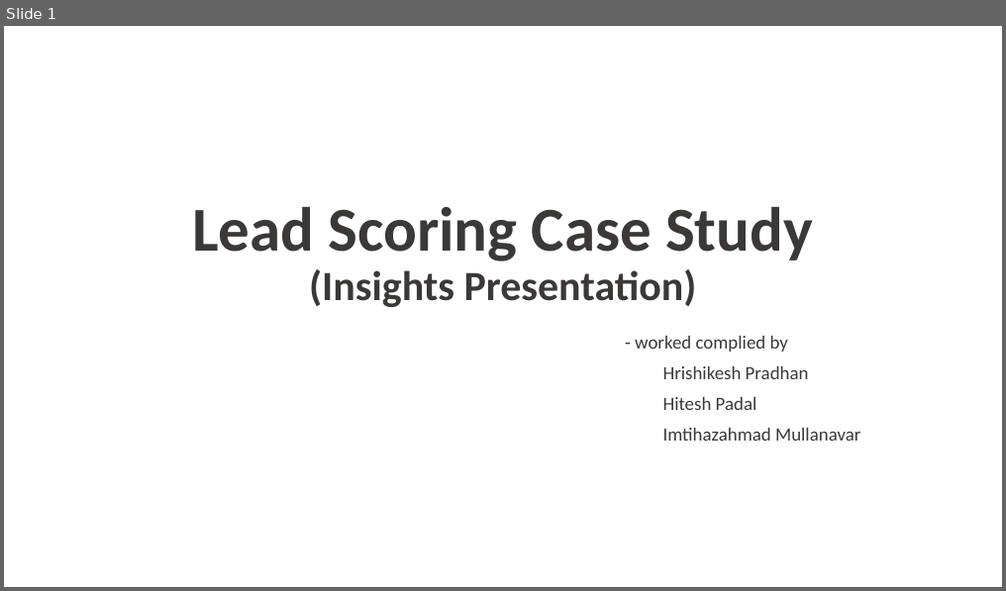
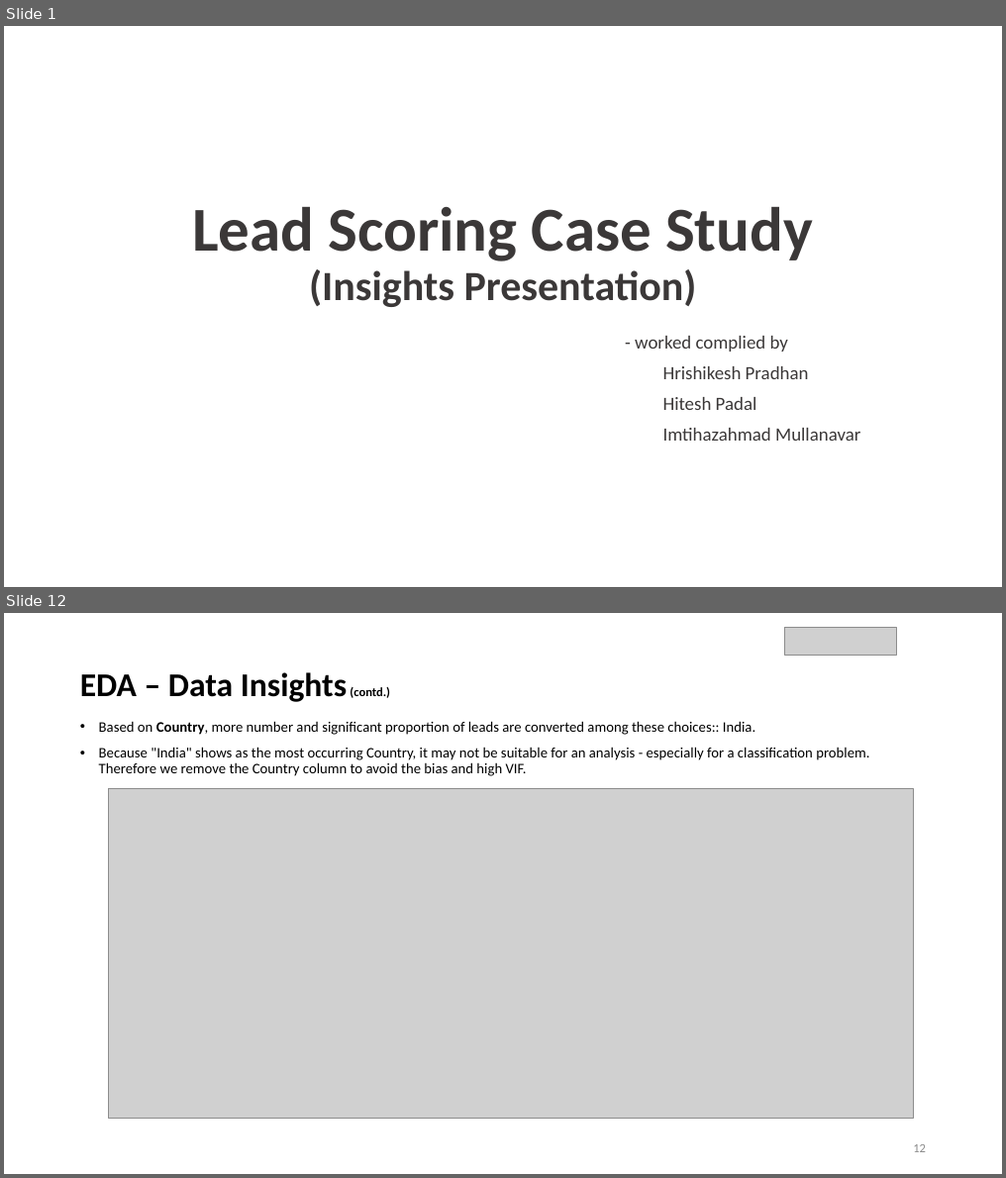
Before and after one commit to Hiteshp97/ProjCollab_LSCS_BTCH67_535, a slide deck: Lead Scoring Case Study.pptx. Shown one above the other, each under a label of ours: slide 1 before the commit, slides 1 and 12 after it; the slides between them are not shown. The pictures are 1006x591 and 1006x1178 pixels, drawn with LibreOffice and Linux fonts; fonts in the diff are those of the drawing; grey boxes stand for pictures; background and template pictures are left out. Boxes give left, top, right and bottom in pixels: in the first picture for what was removed or moved away, otherwise in the second. Text is boxed around its words. In the diff, an @@ line names an element or a change of style, - is before the commit and + after.

```diff
--- a/Lead Scoring Case Study.pptx
+++ b/Lead Scoring Case Study.pptx
@@ slide 12 added at box(4, 613, 1002, 1174), background #FFFFFF @@
@@ picture added at box(785, 627, 896, 655) @@
@@ title added at box(80, 672, 390, 702), 32 pt, text #000000, bold @@
+EDA – Data Insights (contd.)
@@ text added at box(99, 721, 869, 776), 14 pt, text #000000 @@
+• Based on Country, more number and significant proportion of leads are converted among these choices:: India.
+• Because "India" shows as the most occurring Country, it may not be suitable for an analysis - especially for a classification problem. Therefore we remove the Country column to avoid the bias and high VIF.
@@ picture added at box(108, 789, 914, 1118) @@
@@ page number added at box(913, 1145, 926, 1153), 12 pt, text #8C8C8C @@
+12
```
Also in this commit, not shown: 7 slides changed, 6 other slides added, 7 slides removed.
